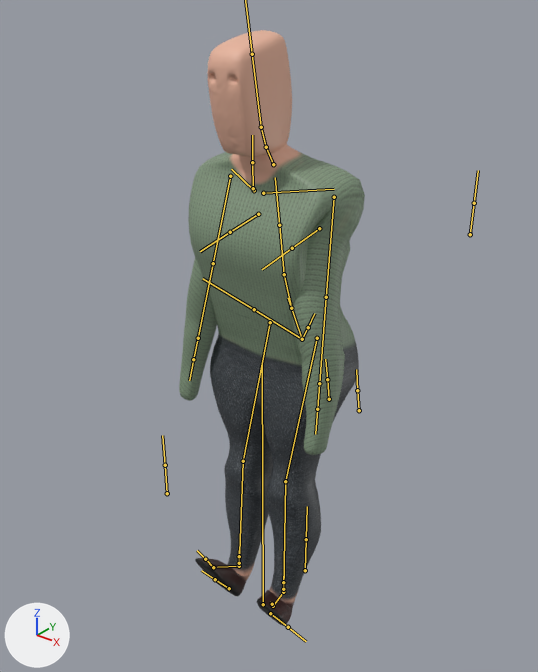
A saved change to the FBX model GGJ21/Assets/Blender export/character.fbx.
Before and after are seen from a 50 mm camera at (1.351, -1.654, 2.182) aimed at (-0.02, 0.06, 1.119). Lighting does not change. The marker at lower left points along +X, +Y and +Z. Both versions are drawn at frame 4 of the action 'metarig|jump land'; the numbers are the values there. The bones that bend it are drawn over the model as lines.

The first picture shows 'torso'.
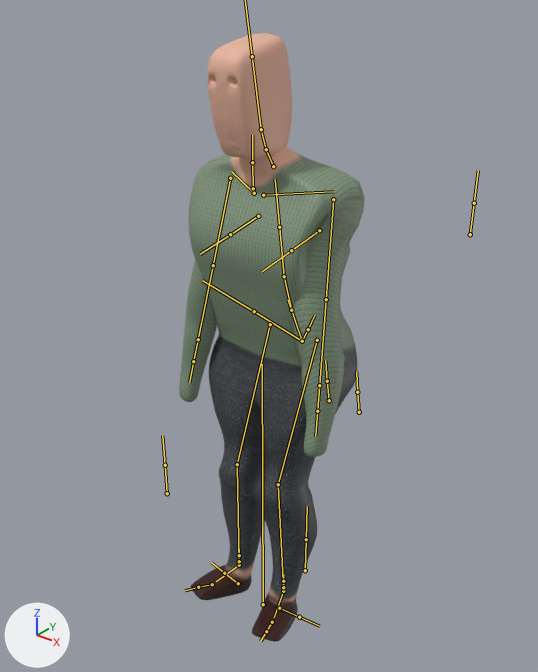
What differs and where, as boxes [x1, y1, x2, y2] in the pictures (538 x 672 px):
'torso', posed
    before: [179, 30, 365, 626]
    after: [179, 33, 365, 642]
bone 'thigh.L', root to tip
    before: (317, 338) to (285, 481)
    after: (317, 340) to (278, 484)
bone 'shin.L', root to tip
    before: (285, 481) to (283, 592)
    after: (278, 484) to (283, 591)
bone 'foot.L', root to tip
    before: (283, 592) to (274, 604)
    after: (283, 591) to (274, 617)
bone 'thigh.R', root to tip
    before: (270, 322) to (243, 461)
    after: (270, 324) to (237, 464)
bone 'shin.R', root to tip
    before: (243, 461) to (239, 566)
    after: (237, 464) to (239, 565)
bone 'foot.R', root to tip
    before: (239, 566) to (217, 567)
    after: (239, 565) to (216, 581)

What the commit changed:
Bone 'thigh.L' (bone_thigh_l) turns from (-23, 0, -1) to (-27, 0, -1) degrees about its own x, y and z.
Bone 'shin.L' (bone_shin_l) turns from (3, 0, -1) to (12, 0, -2) degrees about its own x, y and z.
Bone 'foot.L' (bone_foot_l) turns from (-48, -26, 6) to (-13, -21, -8) degrees about its own x, y and z.
Bone 'thigh.R' (bone_thigh_r) turns from (-23, 0, 1) to (-27, 0, 1) degrees about its own x, y and z.
Bone 'shin.R' (bone_shin_r) turns from (3, 0, 1) to (12, 0, 2) degrees about its own x, y and z.
Bone 'foot.R' (bone_foot_r) turns from (-46, 19, 11) to (-15, 9, 8) degrees about its own x, y and z.
